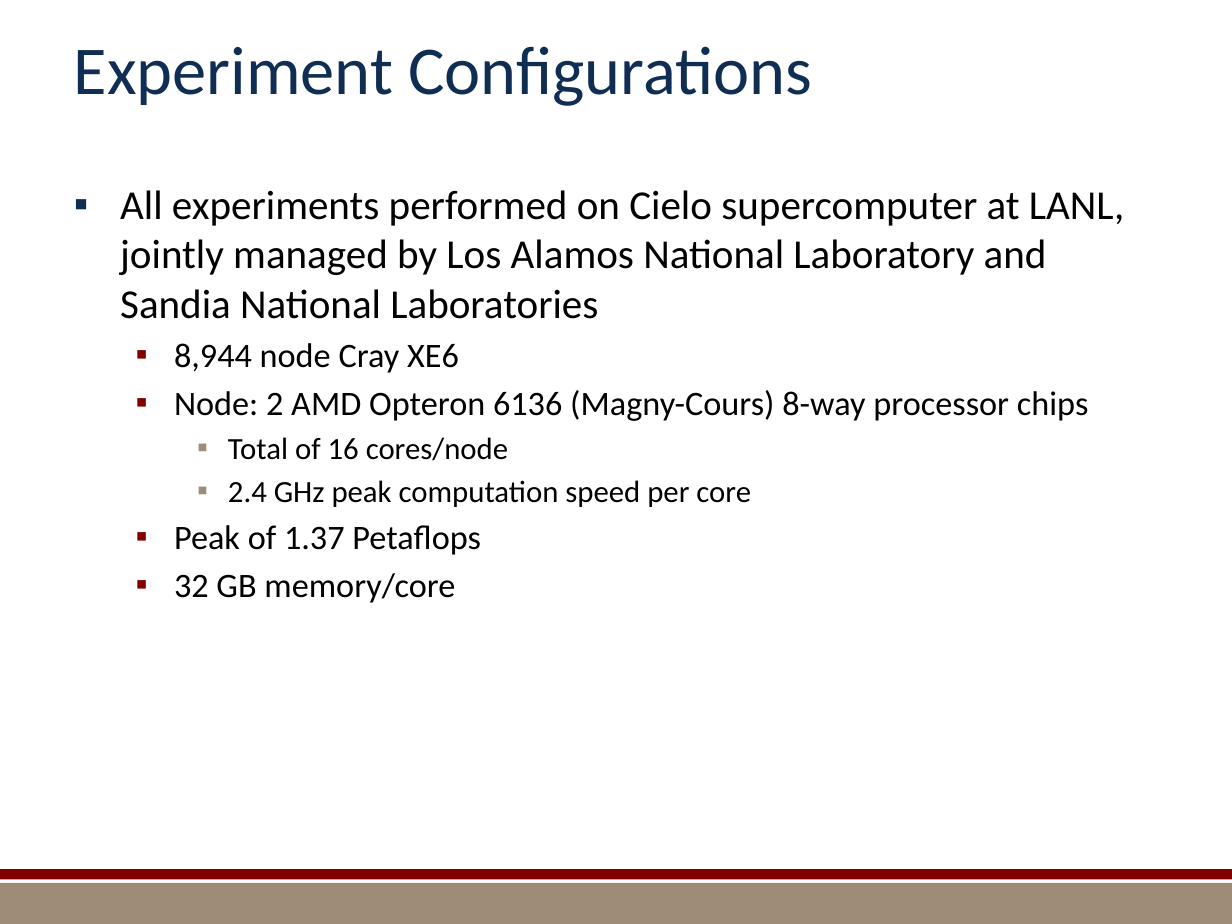
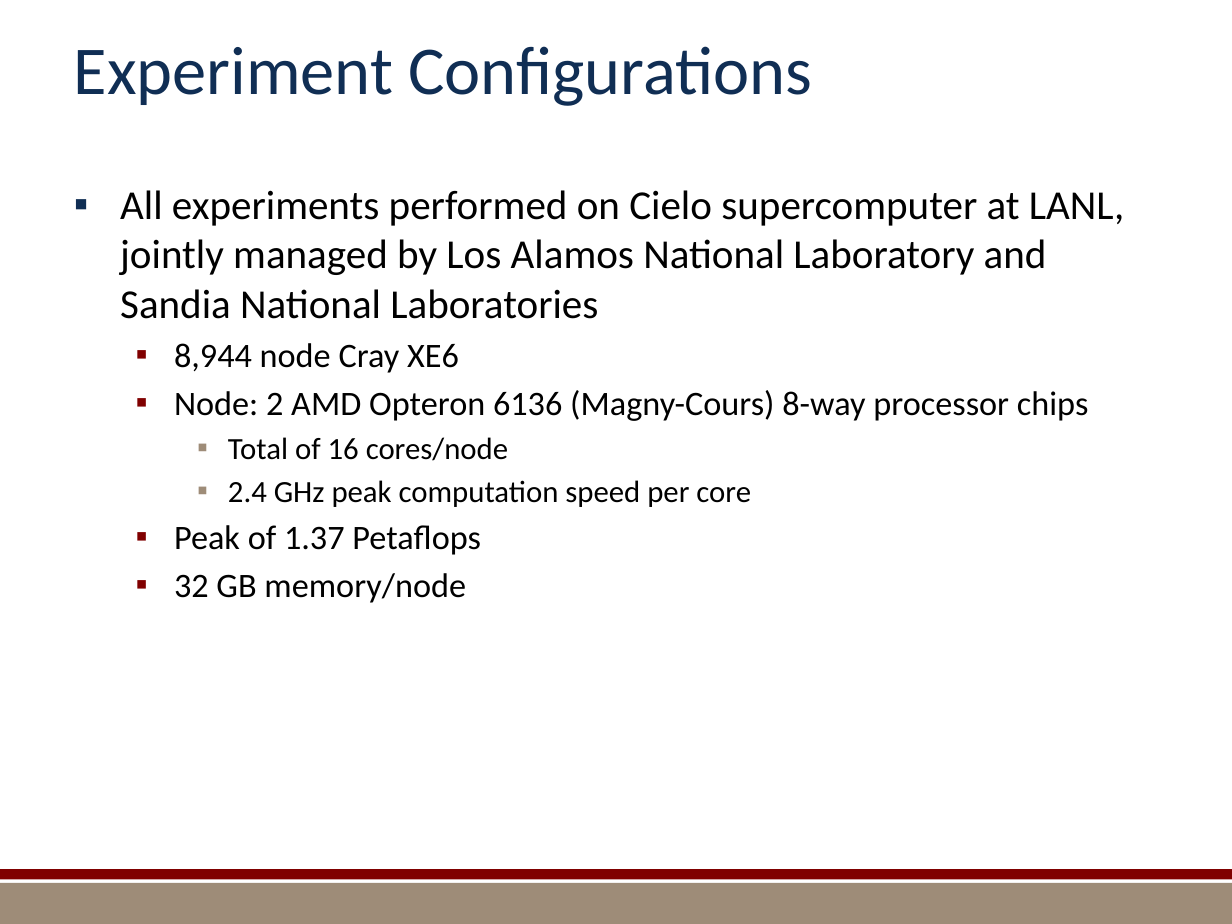
Before and after one commit to kmorel-papers/MilestoneFY13, a slide deck: slide 12 of Summary/SummarySlides.pptx. Drawn at 1232x924 pixels with LibreOffice and Linux fonts; fonts in the diff are those of the drawing; background and template pictures are left out. Boxes give left, top, right and bottom in pixels: in the first picture for what was removed or moved away, otherwise in the second. Text is boxed around its words. In the diff, an @@ line names an element or a change of style, - is before the commit and + after.

```diff
--- a/Summary/SummarySlides.pptx
+++ b/Summary/SummarySlides.pptx
@@ text at [174, 573, 466, 603]: text changed @@
-  ▪ 32 GB memory/core
+  ▪ 32 GB memory/node
```
Also in this commit, not shown: 9 other slides changed, 1 slide added, 1 slide removed, 9 other files.
